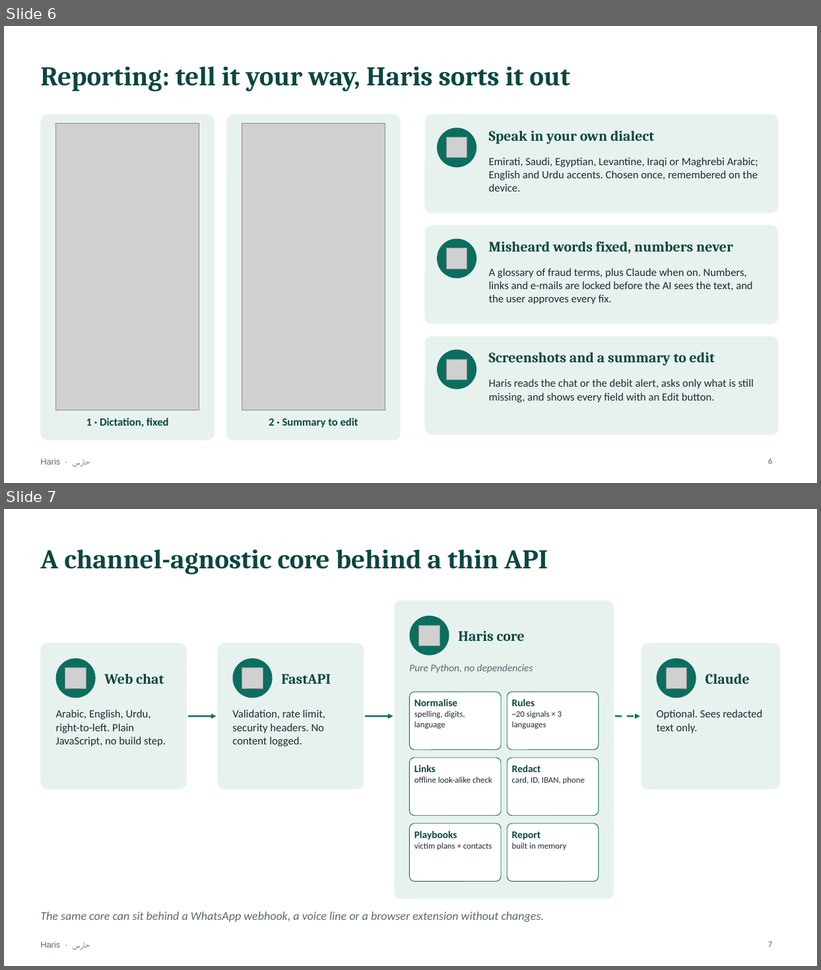
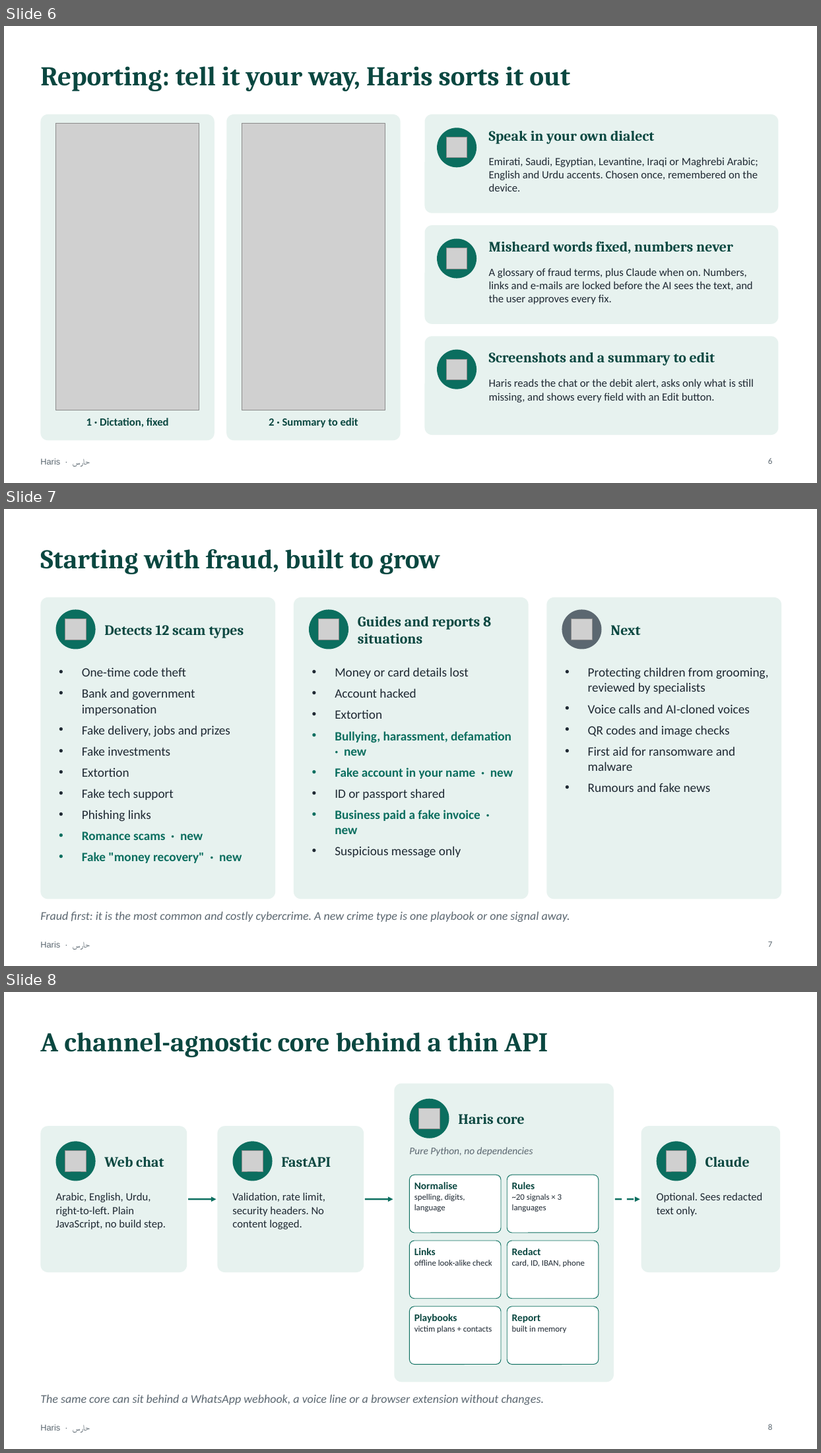
Before and after one commit to mohamedtorky2022/Haris, a slide deck: docs/Haris-presentation.pptx. Shown one above the other, each under a label of ours: slides 6 and 7 before the commit, slides 6, 7 and 8 after it. The pictures are 821x970 and 821x1453 pixels, drawn with LibreOffice and Linux fonts; fonts in the diff are those of the drawing; grey boxes stand for pictures. Boxes give left, top, right and bottom in pixels: in the first picture for what was removed or moved away, otherwise in the second. Text is boxed around its words. In the diff, an @@ line names an element or a change of style, - is before the commit and + after.

```diff
--- a/docs/Haris-presentation.pptx
+++ b/docs/Haris-presentation.pptx
@@ slide 7 added at (4, 509, 817, 966), background #FFFFFF; not listed: 1 template element that a slide beside it also shows @@
@@ title added at (40, 549, 440, 574), 32 pt, text #0A4740, bold @@
+Starting with fraud, built to grow
@@ rounded rectangle added at (40, 597, 275, 900), fill #E7F2EF @@
@@ rounded rectangle added at (294, 597, 529, 900), fill #E7F2EF @@
@@ rounded rectangle added at (547, 597, 781, 900), fill #E7F2EF @@
@@ ellipse added at (56, 609, 96, 650), fill #0B6E5F @@
@@ picture added at (65, 619, 86, 640) @@
@@ text added at (104, 625, 244, 638), 17 pt, text #0A4740, bold @@
+Detects 12 scam types
@@ ellipse added at (309, 609, 349, 650), fill #0B6E5F @@
@@ picture added at (319, 619, 339, 640) @@
@@ text added at (358, 617, 491, 644), 17 pt, text #0A4740, bold @@
+Guides and reports 8 situations
@@ ellipse added at (562, 609, 602, 650), fill #5B6770 @@
@@ picture added at (572, 619, 593, 640) @@
@@ text added at (611, 625, 640, 635), 17 pt, text #0A4740, bold @@
+Next
@@ text added at (82, 667, 242, 863), 15 pt, text #1F2933 @@
+• One-time code theft
+• Bank and government impersonation
+• Fake delivery, jobs and prizes
+• Fake investments
+• Extortion
+• Fake tech support
+• Phishing links
+• Romance scams · new
+• Fake "money recovery" · new
@@ text added at (335, 667, 513, 858), 15 pt, text #0B6E5F, bold @@
+• Money or card details lost
+• Account hacked
+• Extortion
+• Bullying, harassment, defamation · new
+• Fake account in your name · new
+• ID or passport shared
+• Business paid a fake invoice · new
+• Suspicious message only
@@ text added at (588, 667, 769, 792), 15 pt, text #1F2933 @@
+• Protecting children from grooming, reviewed by specialists
+• Voice calls and AI-cloned voices
+• QR codes and image checks
+• First aid for ransomware and malware
+• Rumours and fake news
@@ text added at (40, 912, 570, 922), 14 pt, text #5B6770, italic @@
+Fraud first: it is the most common and costly cybercrime. A new crime type is one playbook or one signal away.
@@ page number added at (768, 942, 772, 947), 10 pt, text #5B6770 @@
+7
@@ what was slide 7 is now slide 8 @@
@@ page number at (768, 1424, 772, 1430): text changed @@
-7
+8
```
Also in this commit, not shown: 2 slides changed, 13 other files.
